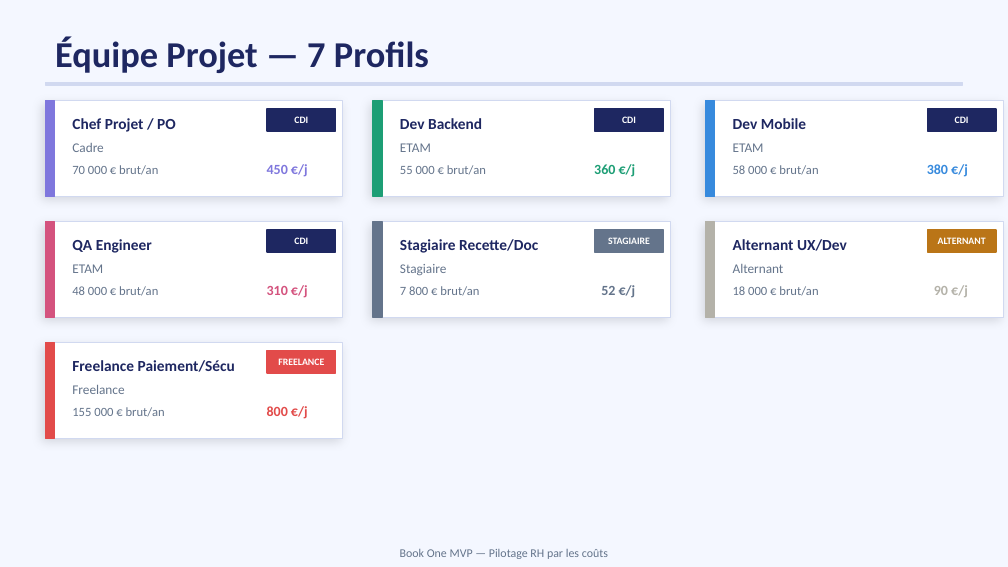
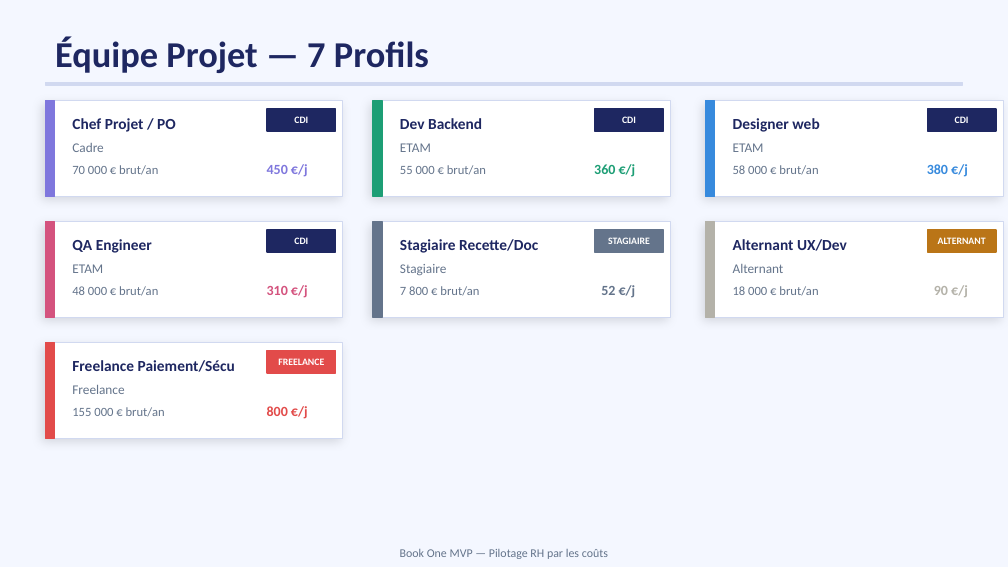
Before and after one commit to BeanEden/Pilotage_par_les_couts_book_one, a slide deck: slide 4 of BookOne_Pilotage.pptx (slide 3 before the commit). Drawn at 1008x567 pixels with LibreOffice and Linux fonts; fonts in the diff are those of the drawing. Boxes give left, top, right and bottom in pixels: in the first picture for what was removed or moved away, otherwise in the second. Text is boxed around its words. In the diff, an @@ line names an element or a change of style, - is before the commit and + after.

```diff
--- a/BookOne_Pilotage.pptx
+++ b/BookOne_Pilotage.pptx
@@ text at (733, 118, 819, 132): text changed @@
-Dev Mobile
+Designer web
```
Also in this commit, not shown: 6 other slides changed, 2 slides added, 3 other files.
